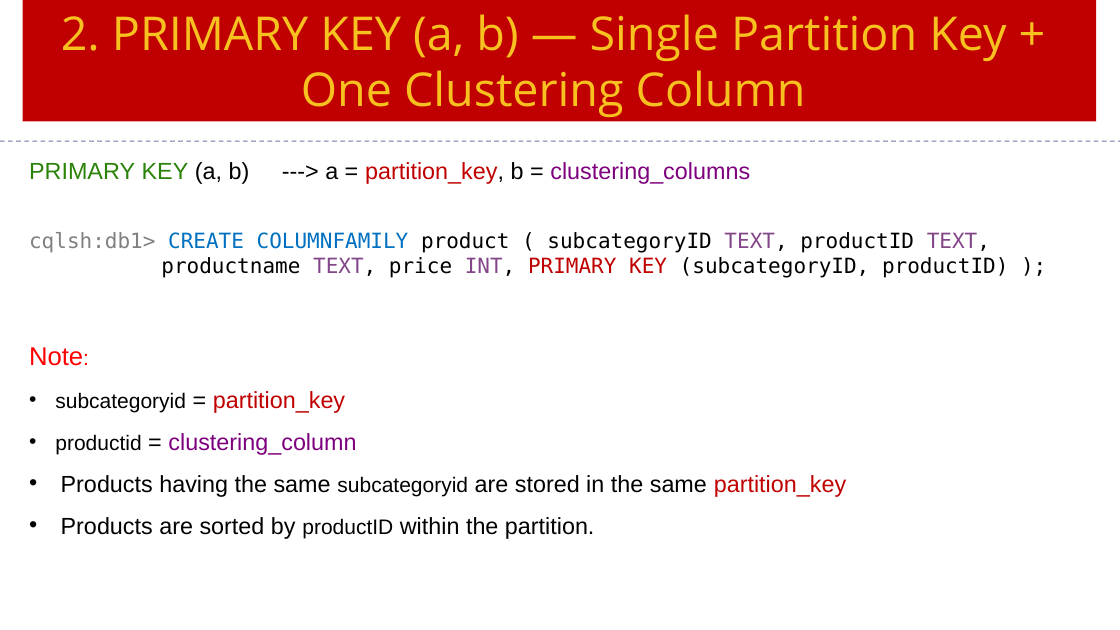
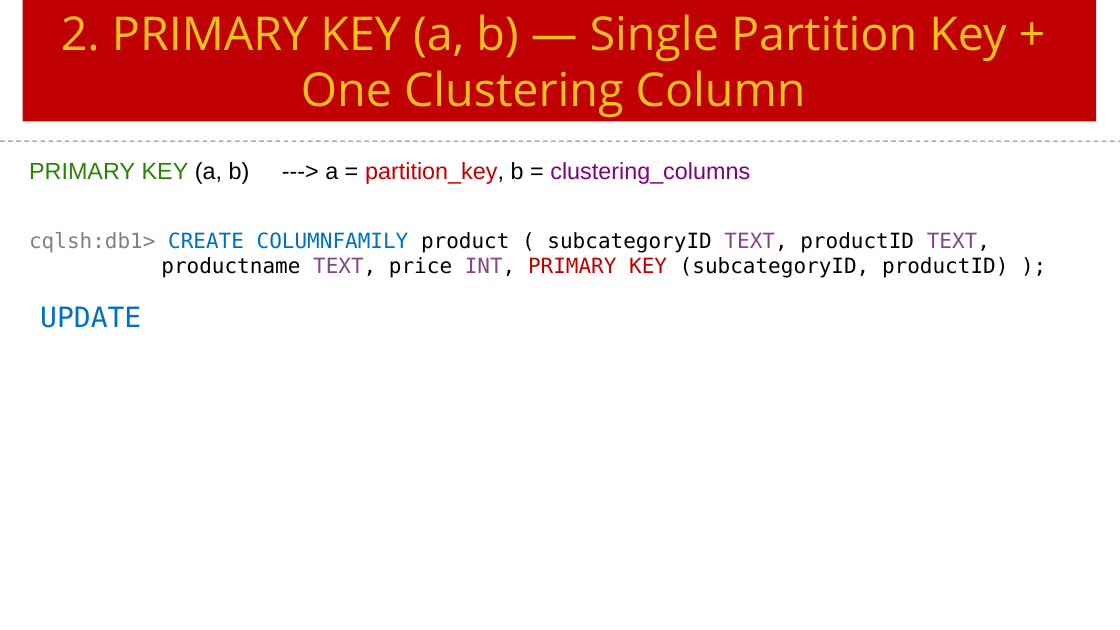
Before and after one commit to Saleel-Bagde/PPT-s, a slide deck: slide 23 of Cassandra Ver3.pptx (slide 22 before the commit). Drawn at 1120x630 pixels with LibreOffice and Linux fonts; fonts in the diff are those of the drawing. Boxes give left, top, right and bottom in pixels: in the first picture for what was removed or moved away, otherwise in the second. Text is boxed around its words. In the diff, an @@ line names an element or a change of style, - is before the commit and + after.

```diff
--- a/Cassandra Ver3.pptx
+++ b/Cassandra Ver3.pptx
@@ text added at <box>40,306,141,328</box>, 24 pt, text #0070C0 @@
+UPDATE
@@ text removed at <box>29,347,846,539</box> @@
-Note:
-• subcategoryid = partition_key
-• productid = clustering_column
-• Products having the same subcategoryid are stored in the same partition_key
-• Products are sorted by productID within the partition.
```
Also in this commit, not shown: 1 other slide changed, 1 slide added.
